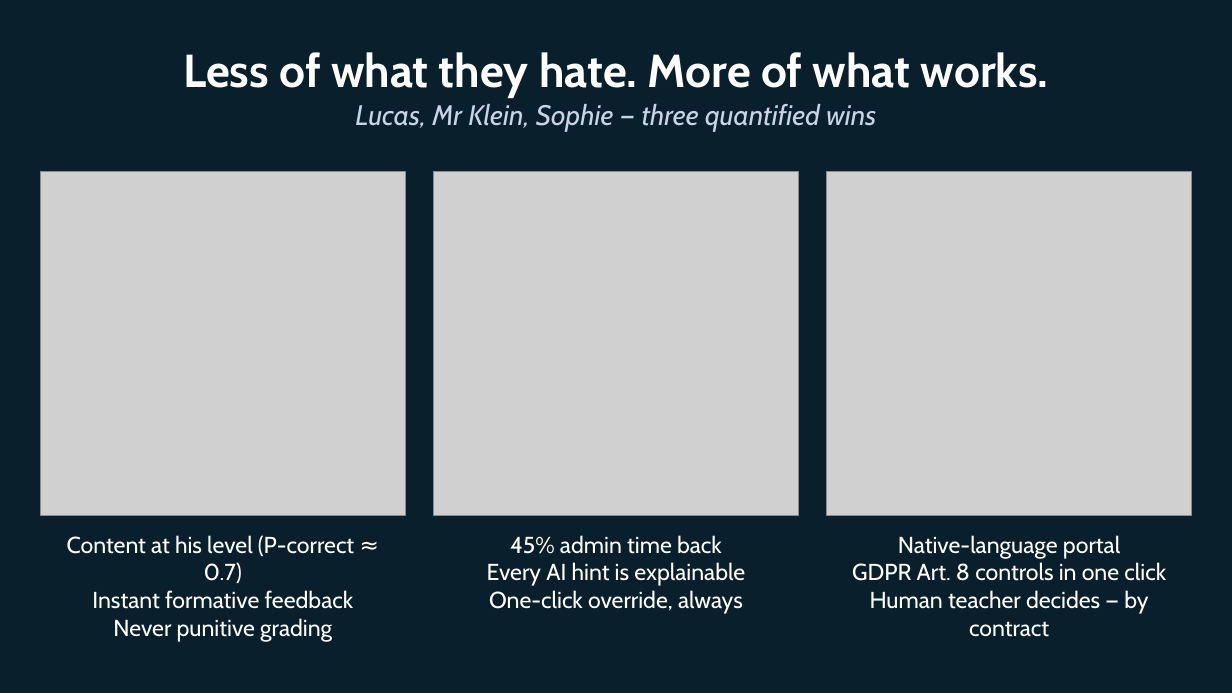
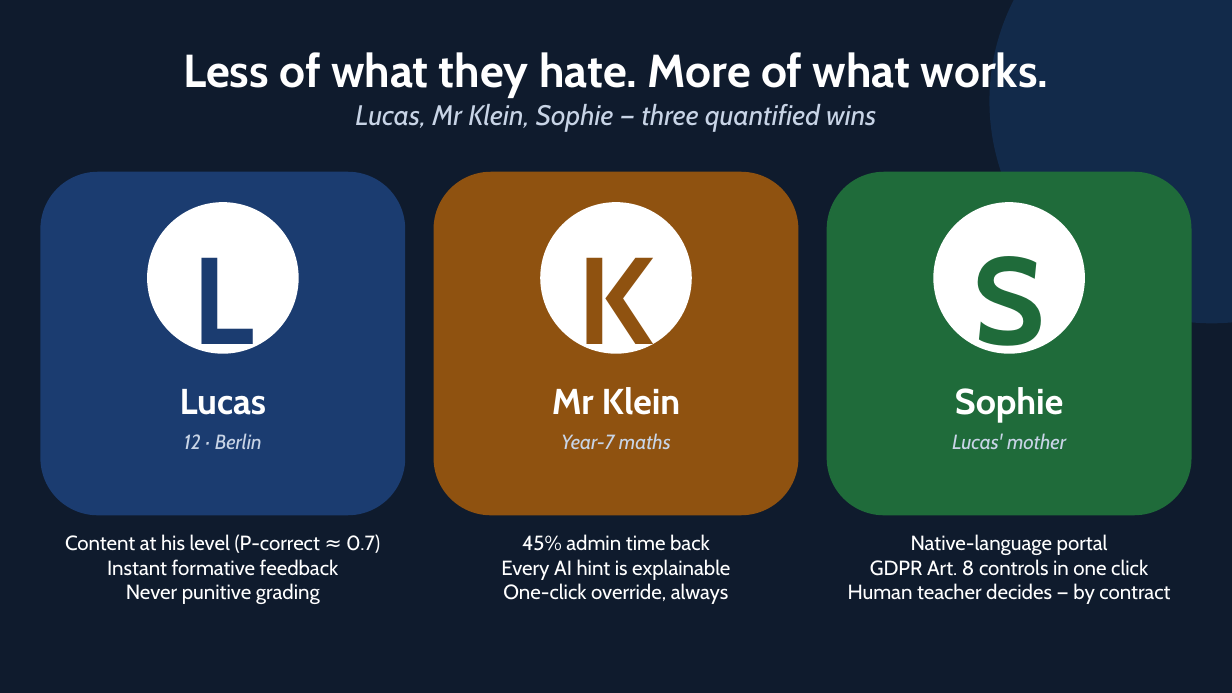
Before and after one commit to EtienneSIG/AMA_Project, a slide deck: slide 7 of Restitution01/build/LearnEU-CXO-Restitution.pptx. Drawn at 1232x693 pixels with LibreOffice and Linux fonts; fonts in the diff are those of the drawing; grey boxes stand for pictures; background and template pictures are left out. Boxes give left, top, right and bottom in pixels: in the first picture for what was removed or moved away, otherwise in the second. Text is boxed around its words. In the diff, an @@ line names an element or a change of style, - is before the commit and + after.

```diff
--- a/Restitution01/build/LearnEU-CXO-Restitution.pptx
+++ b/Restitution01/build/LearnEU-CXO-Restitution.pptx
@@ rectangle added at (x1=0, y1=0, x2=1232, y2=693), fill #0F1B2D @@
@@ ellipse added at (x1=990, y1=0, x2=1232, y2=323), fill #122A4A @@
@@ picture removed at (x1=41, y1=172, x2=406, y2=516) @@
@@ rounded rectangle added at (x1=41, y1=172, x2=406, y2=516), fill #1B3C70 @@
@@ picture removed at (x1=433, y1=172, x2=799, y2=516) @@
@@ rounded rectangle added at (x1=433, y1=172, x2=799, y2=516), fill #8F5210 @@
@@ picture removed at (x1=827, y1=172, x2=1192, y2=516) @@
@@ rounded rectangle added at (x1=827, y1=172, x2=1192, y2=516), fill #1F6B3A @@
@@ ellipse added at (x1=147, y1=202, x2=299, y2=354), fill #FFFFFF @@
@@ ellipse added at (x1=541, y1=202, x2=692, y2=354), fill #FFFFFF @@
@@ ellipse added at (x1=933, y1=202, x2=1085, y2=354), fill #FFFFFF @@
@@ text added at (x1=192, y1=257, x2=254, y2=371), 96 pt, text #1B3C70, bold @@
+L
@@ text added at (x1=578, y1=257, x2=655, y2=371), 96 pt, text #8F5210, bold @@
+K
@@ text added at (x1=973, y1=256, x2=1044, y2=371), 96 pt, text #1F6B3A, bold @@
+S
@@ text added at (x1=180, y1=389, x2=267, y2=415), 28 pt, text #FFFFFF, bold @@
+Lucas
@@ text added at (x1=552, y1=387, x2=680, y2=415), 28 pt, text #FFFFFF, bold @@
+Mr Klein
@@ text added at (x1=955, y1=387, x2=1063, y2=423), 28 pt, text #FFFFFF, bold @@
+Sophie
@@ text added at (x1=184, y1=433, x2=262, y2=449), 16 pt, text #C8D4E6, italic @@
+12 · Berlin
@@ text added at (x1=561, y1=433, x2=671, y2=450), 16 pt, text #C8D4E6, italic @@
+Year-7 maths
@@ text added at (x1=952, y1=433, x2=1066, y2=449), 16 pt, text #C8D4E6, italic @@
+Lucas' mother
@@ size 18 to 16 pt in 3 elements at (x1=65, y1=534, x2=380, y2=604), (x1=501, y1=534, x2=730, y2=604), (x1=848, y1=534, x2=1170, y2=604) @@
```
Also in this commit, not shown: 6 other slides changed, 21 other files.
